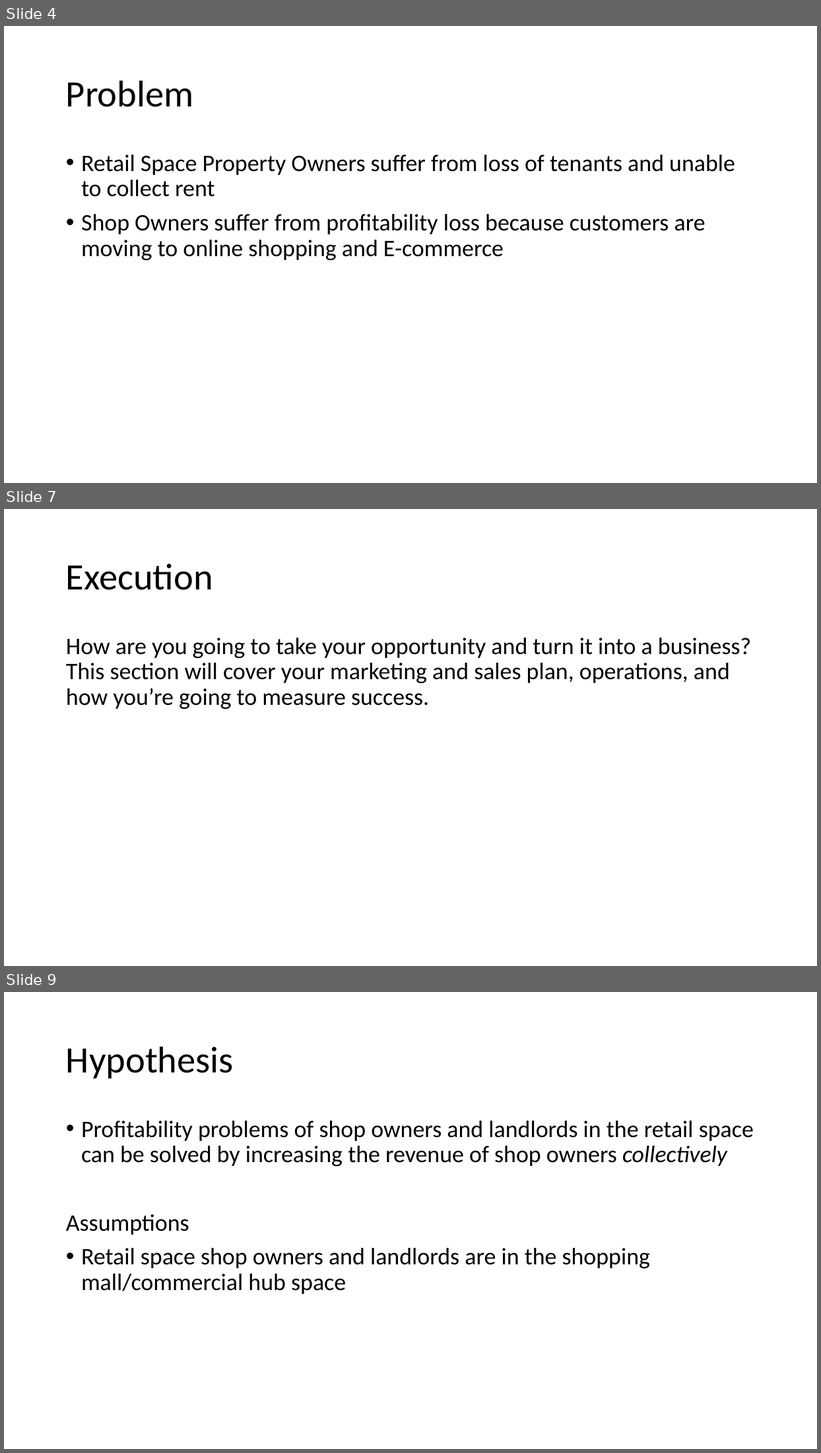
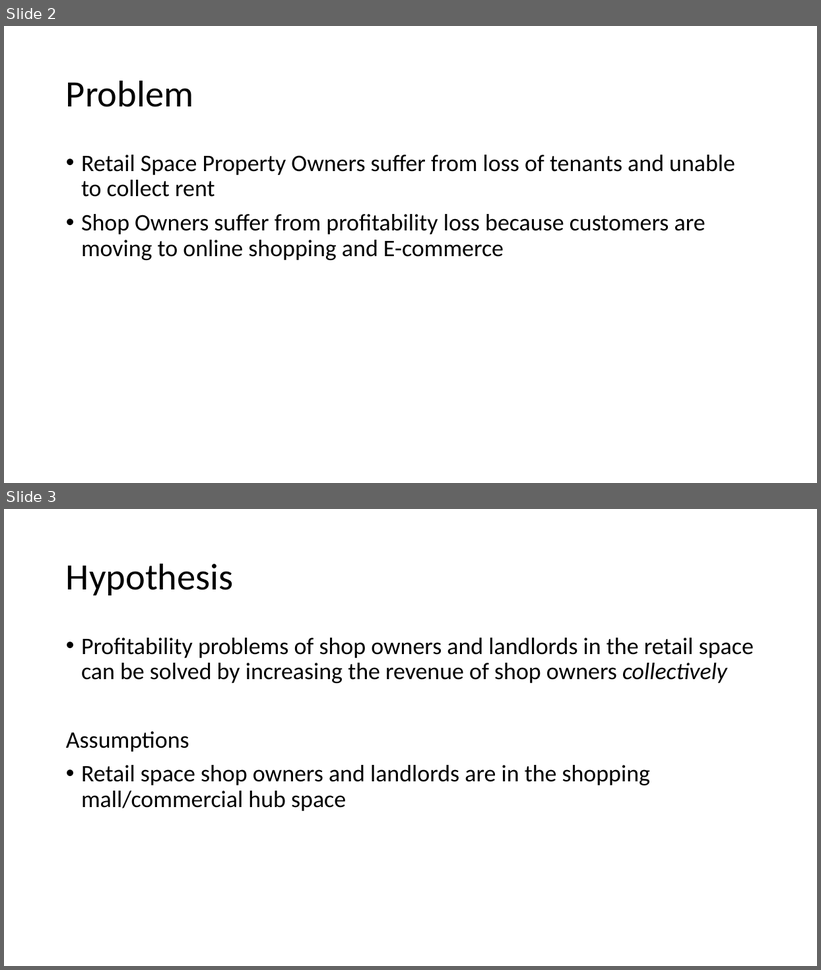
Before and after one commit to MeCode4Food/ACNAPI-code-challenge, a slide deck: documentation and slides/Business use case for Mall app.pptx. Shown one above the other, each under a label of ours: slides 4, 7 and 9 before the commit, slides 2 and 3 after it; the slides between them are not shown. The pictures are 821x1453 and 821x970 pixels, drawn with LibreOffice and Linux fonts; fonts in the diff are those of the drawing. Boxes give left, top, right and bottom in pixels: in the first picture for what was removed or moved away, otherwise in the second. Text is boxed around its words. In the diff, an @@ line names an element or a change of style, - is before the commit and + after.

```diff
--- a/documentation and slides/Business use case for Mall app.pptx
+++ b/documentation and slides/Business use case for Mall app.pptx
@@ slide 7 removed at (4, 509, 817, 966), background #FFFFFF @@
@@ title removed at (66, 564, 213, 590) @@
-Execution
@@ text removed at (66, 638, 751, 709) @@
-How are you going to take your opportunity and turn it into a business? This section will cover your marketing and sales plan, operations, and how you’re going to measure success.
@@ what was slide 4 is now slide 2 @@
@@ what was slide 9 is now slide 3 @@
```
Also in this commit, not shown: 1 slide changed, 6 slides added, 5 other slides removed, 1 other file.
